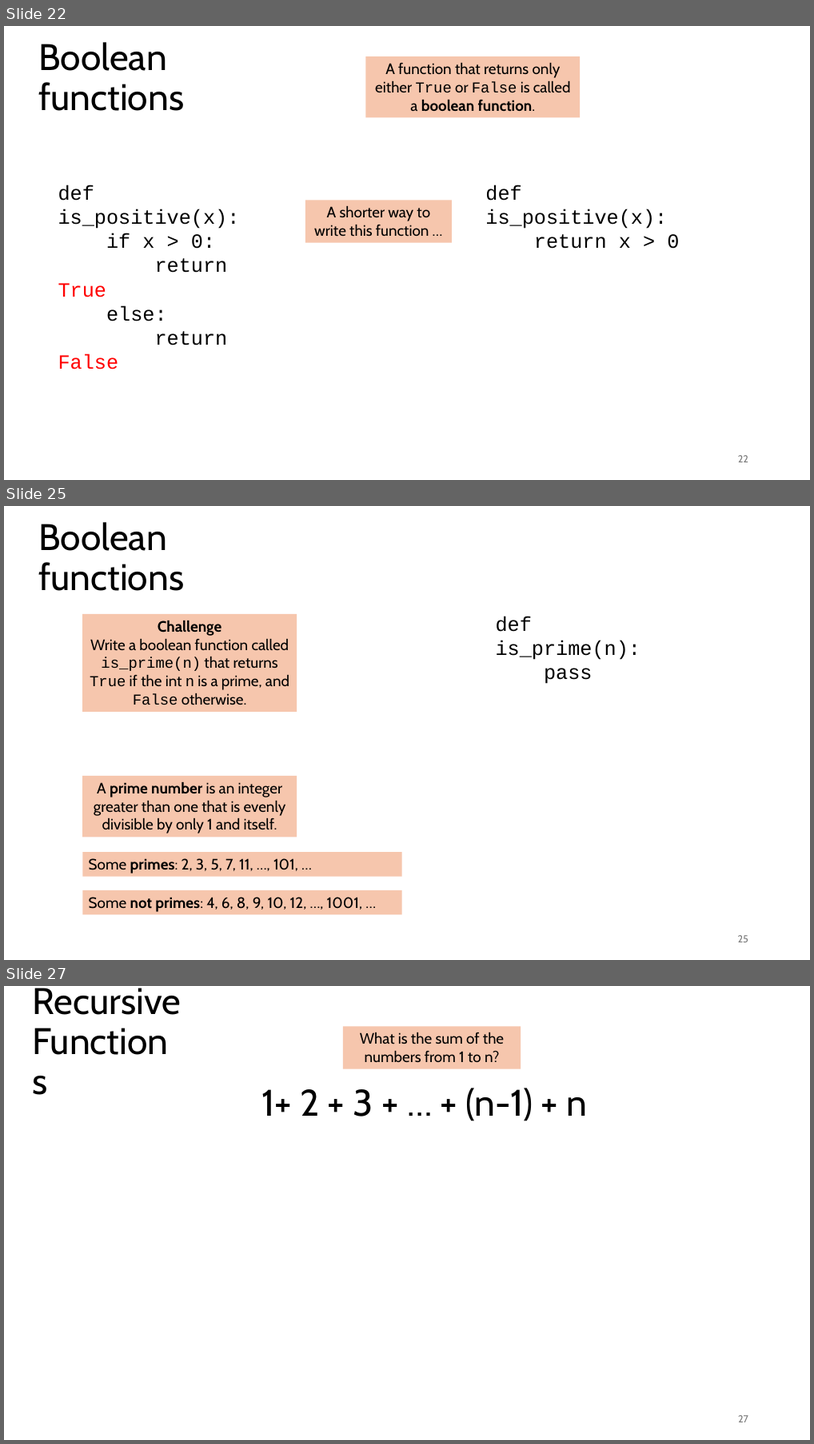
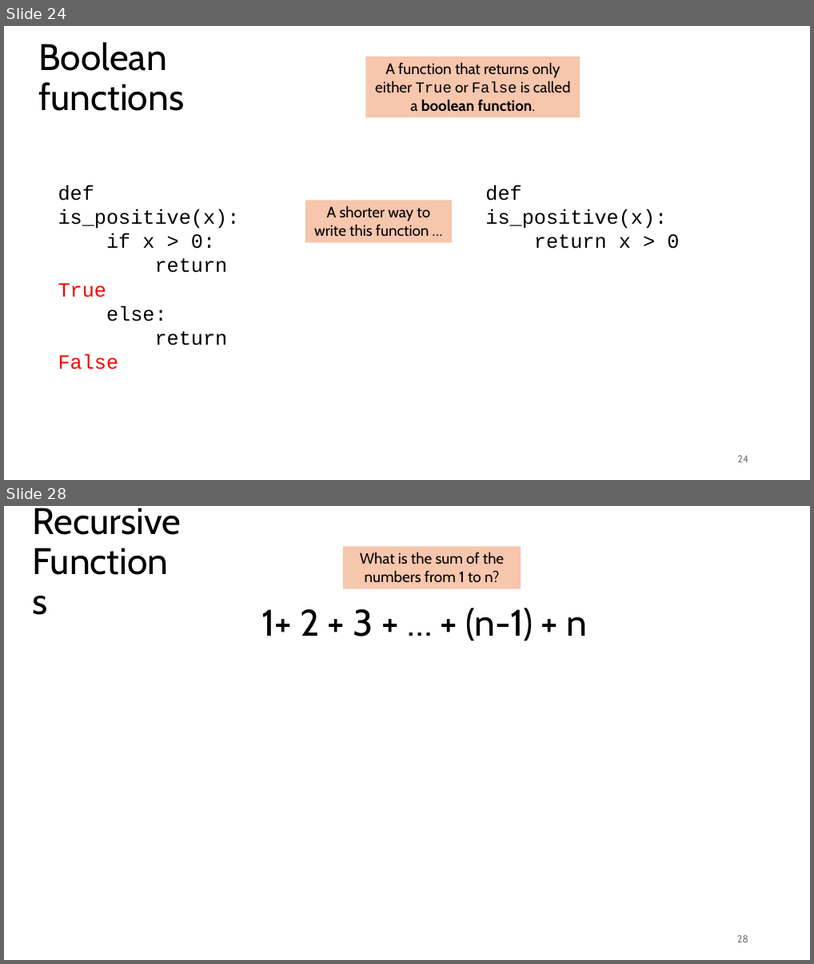
Before and after one commit to tjd1234/cmpt120spring2026, a slide deck: lecture_notes/chapter6/chapter6.pptx. Shown one above the other, each under a label of ours: slides 22, 25 and 27 before the commit, slides 24 and 28 after it; the slides between them are not shown. The pictures are 814x1444 and 814x964 pixels, drawn with LibreOffice and Linux fonts; fonts in the diff are those of the drawing. Boxes give left, top, right and bottom in pixels: in the first picture for what was removed or moved away, otherwise in the second. Text is boxed around its words. In the diff, an @@ line names an element or a change of style, - is before the commit and + after.

```diff
--- a/lecture_notes/chapter6/chapter6.pptx
+++ b/lecture_notes/chapter6/chapter6.pptx
@@ slide 25 removed at (x1=4, y1=506, x2=810, y2=960), background #FFFFFF @@
@@ title removed at (x1=38, y1=522, x2=184, y2=591) @@
-Boolean functions
@@ rectangle removed at (x1=82, y1=614, x2=297, y2=712) @@
-Challenge
-Write a boolean function called is_prime(n) that returns True if the int n is a prime, and False otherwise.
@@ text removed at (x1=496, y1=616, x2=642, y2=684) @@
-def is_prime(n):
-pass
@@ rectangle removed at (x1=82, y1=776, x2=297, y2=837) @@
-A prime number is an integer greater than one that is evenly divisible by only 1 and itself.
@@ rectangle removed at (x1=82, y1=852, x2=402, y2=876) @@
-Some primes: 2, 3, 5, 7, 11, …, 101, …
@@ rectangle removed at (x1=82, y1=890, x2=402, y2=914) @@
-Some not primes: 4, 6, 8, 9, 10, 12, …, 1001, …
@@ page number removed at (x1=738, y1=935, x2=749, y2=942) @@
-25
@@ what was slide 22 is now slide 24 @@
@@ page number at (x1=738, y1=455, x2=749, y2=462): text changed @@
-22
+24
@@ what was slide 27 is now slide 28 @@
@@ page number at (x1=738, y1=935, x2=749, y2=942): text changed @@
-27
+28
```
Also in this commit, not shown: 16 slides changed, 4 slides added, 3 other slides removed, 2 other files.
